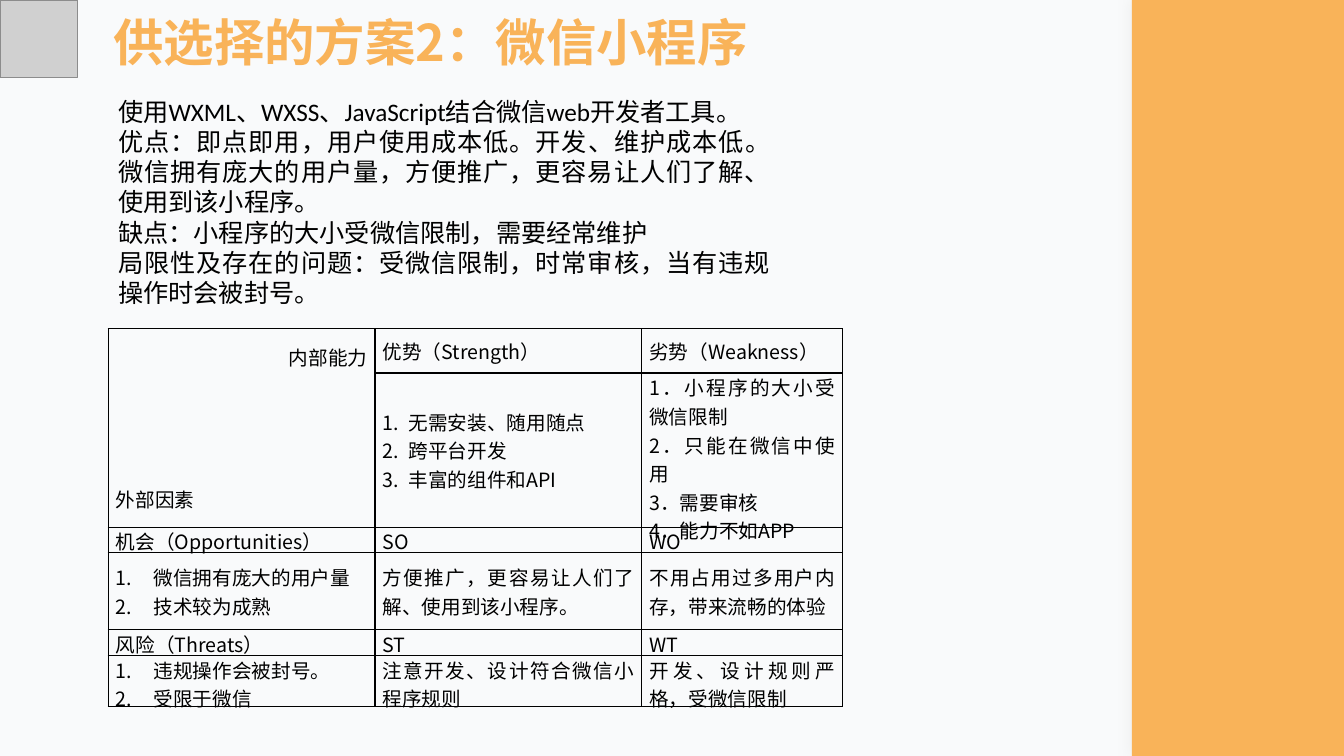
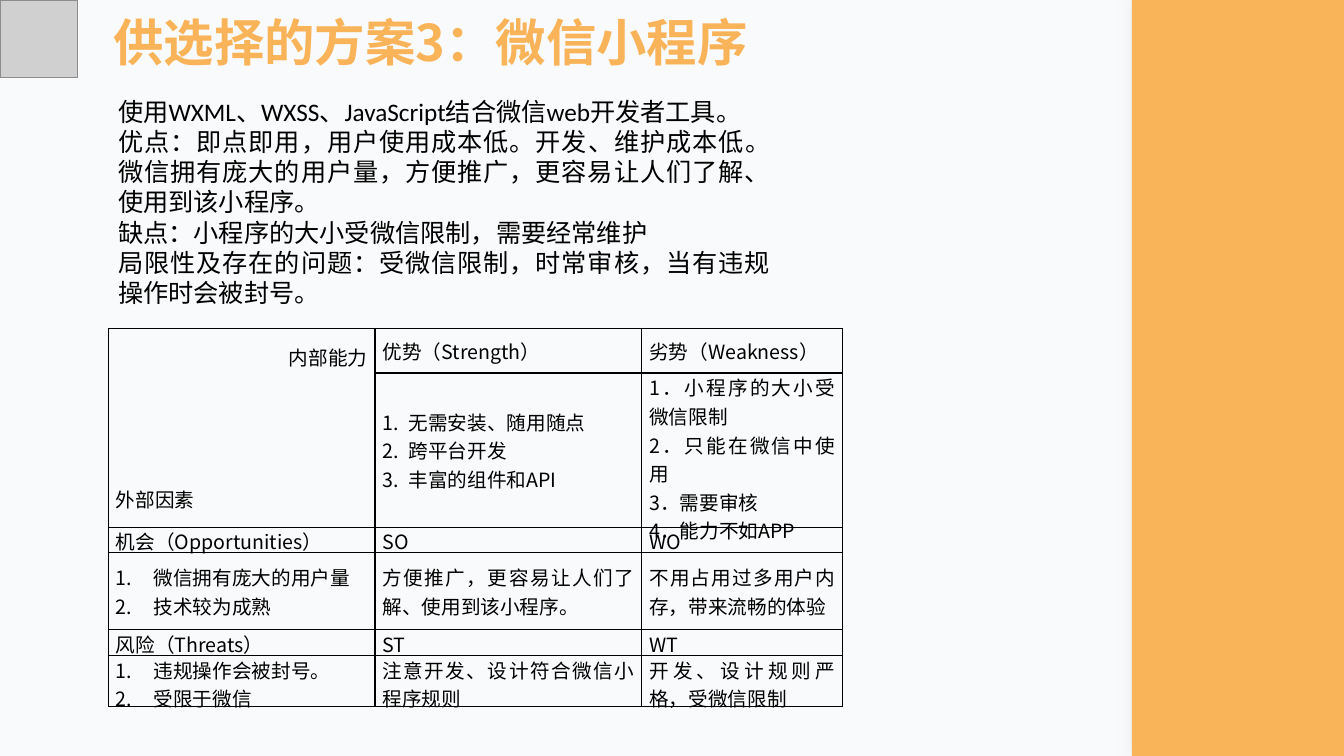
Before and after one commit to lorenzoyoung/ZUCC-Lazy-Bone, a slide deck: slide 10 of 评审PPT/SE2019春-G11-总体设计+详细设计/SE2019春-G11-软件总体+详细设计PPT.pptx. Drawn at 1344x756 pixels with LibreOffice and Linux fonts; fonts in the diff are those of the drawing; grey boxes stand for pictures. Boxes give left, top, right and bottom in pixels: in the first picture for what was removed or moved away, otherwise in the second. Text is boxed around its words. In the diff, an @@ line names an element or a change of style, - is before the commit and + after.

```diff
--- a/评审PPT/SE2019春-G11-总体设计+详细设计/SE2019春-G11-软件总体+详细设计PPT.pptx
+++ b/评审PPT/SE2019春-G11-总体设计+详细设计/SE2019春-G11-软件总体+详细设计PPT.pptx
@@ text at box(113, 17, 748, 66): text changed @@
-供选择的方案2：微信小程序
+供选择的方案3：微信小程序
```
Also in this commit, not shown: 2 other files.
